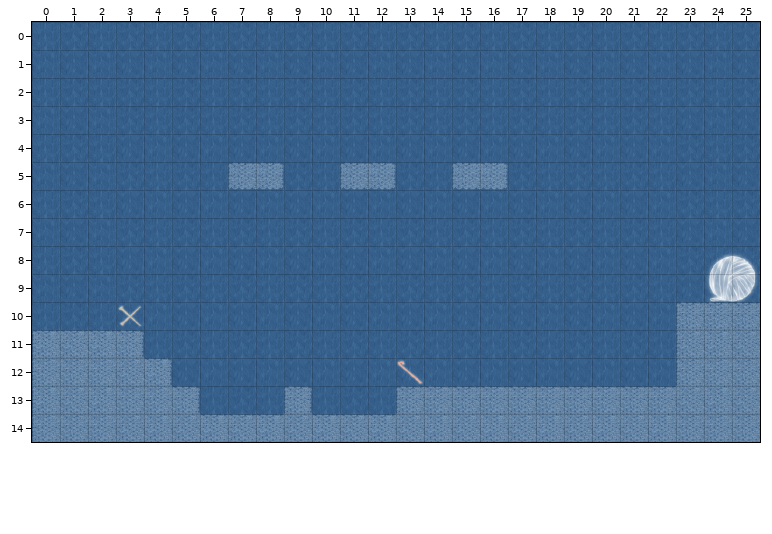
One commit to this Tiled map: assets/maps/fallingcubes.tmx. This is how it looked before the edit.
Cells are 64x64 px. Shown: x 0..25, y 0..14.
The same view after the edit:
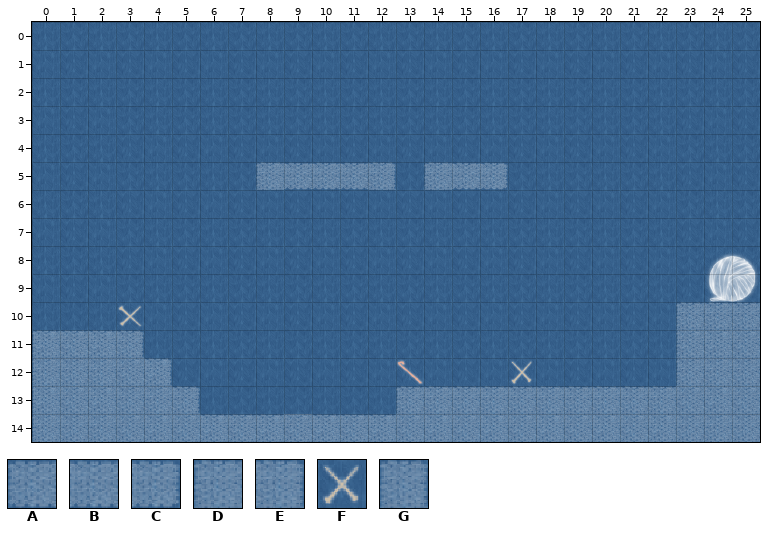
Key: from "tiles": A 0, B 1, C 3, D 8, E 11, F 12, G 20.
_ is an empty cell.
Tiles replaced or removed in this view: A, C, G.
See-through tiles are keyed as they look on the map.
Difference:
Changed rows in their new state; . is an unchanged cell.
Layer "ground":
first column x 8:
 5 DBBBE.DB
first column x 9:
13 _
Layer "knit needles":
first column x 17:
12 F
Layer "platforms":
first column x 7:
 5 __..__.._
Changed places in both pictures, as pixel boxes (x1, y1, x2, y2):
changed: (228, 162, 396, 190)
changed: (424, 162, 454, 190)
added: (510, 360, 533, 385)
removed: (284, 386, 312, 414)
